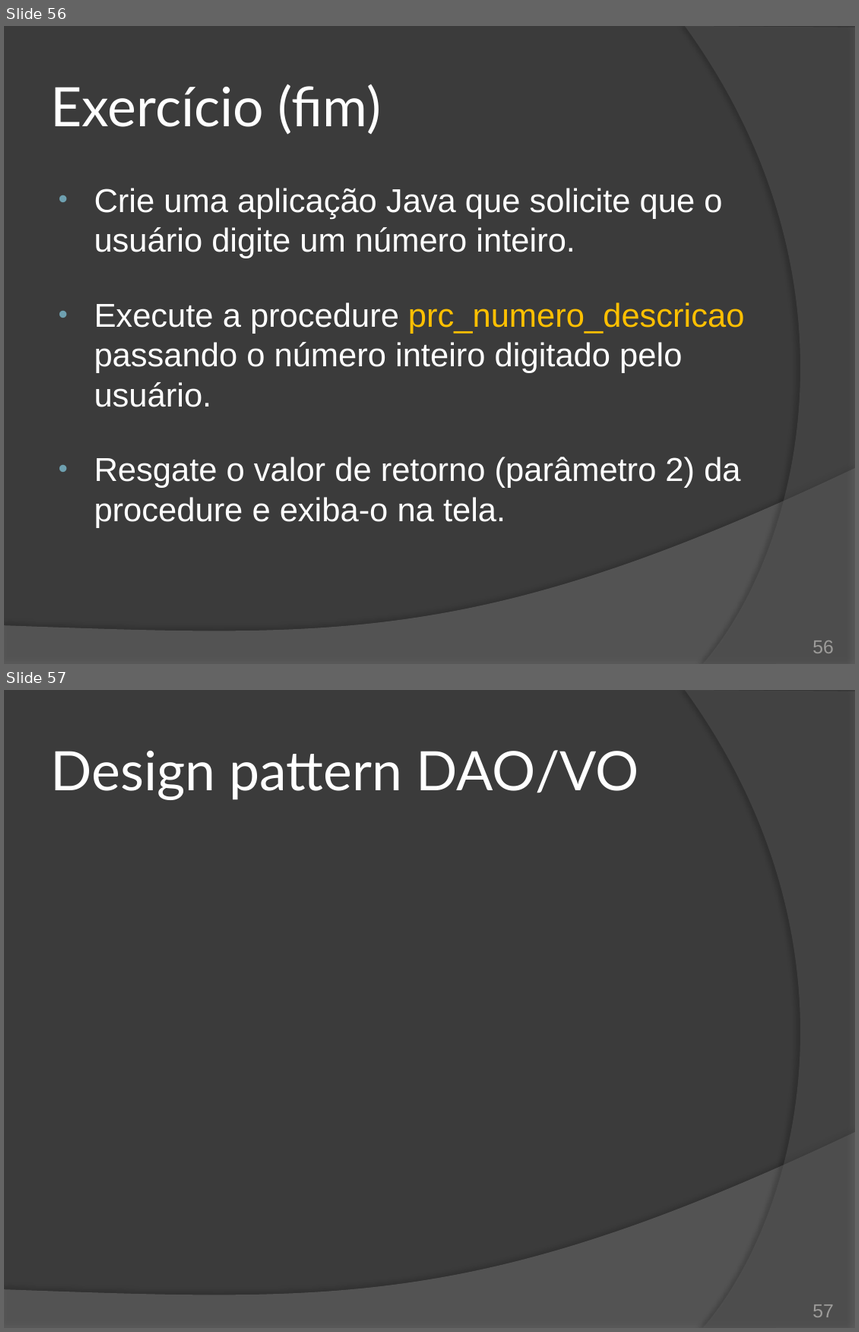
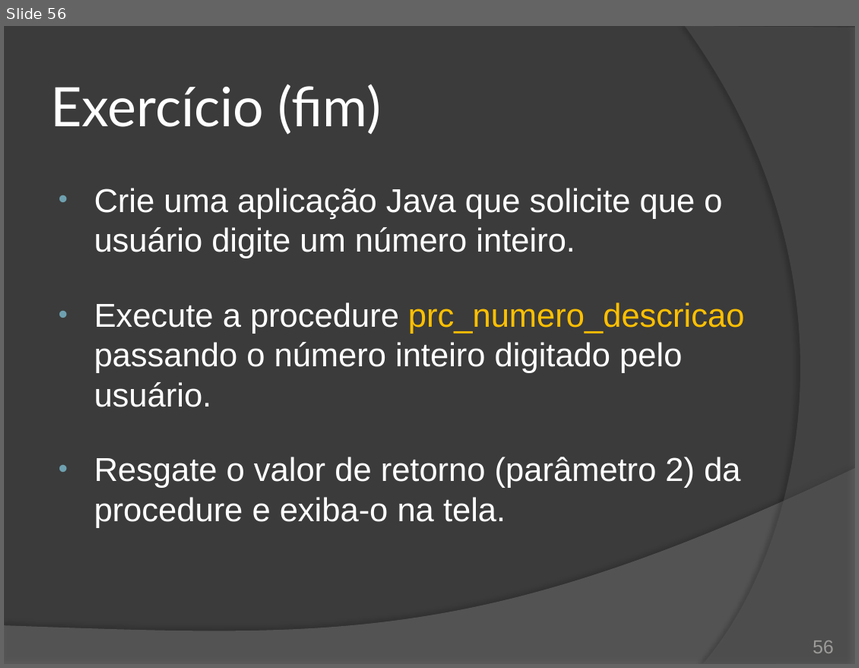
Before and after one commit to duchesqui/slzvieira-training, a slide deck: 2-Java-Programmer-Modulo-II/19.Capitulo11.pptx. Shown one above the other, each under a label of ours: slides 56 and 57 before the commit, slide 56 after it. The pictures are 859x1332 and 859x668 pixels, drawn with LibreOffice and Linux fonts; fonts in the diff are those of the drawing. Boxes give left, top, right and bottom in pixels: in the first picture for what was removed or moved away, otherwise in the second. Text is boxed around its words. In the diff, an @@ line names an element or a change of style, - is before the commit and + after.

```diff
--- a/2-Java-Programmer-Modulo-II/19.Capitulo11.pptx
+++ b/2-Java-Programmer-Modulo-II/19.Capitulo11.pptx
@@ slide 57 removed at [4,690,855,1328], background #3B3B3B; not listed: 2 template elements that a slide beside it also shows @@
@@ title removed at [51,750,639,800] @@
-Design pattern DAO/VO
@@ page number removed at [813,1305,834,1318] @@
-57
```
Also in this commit, not shown: 1 slide changed, 1 other slide removed, 22 other files.
